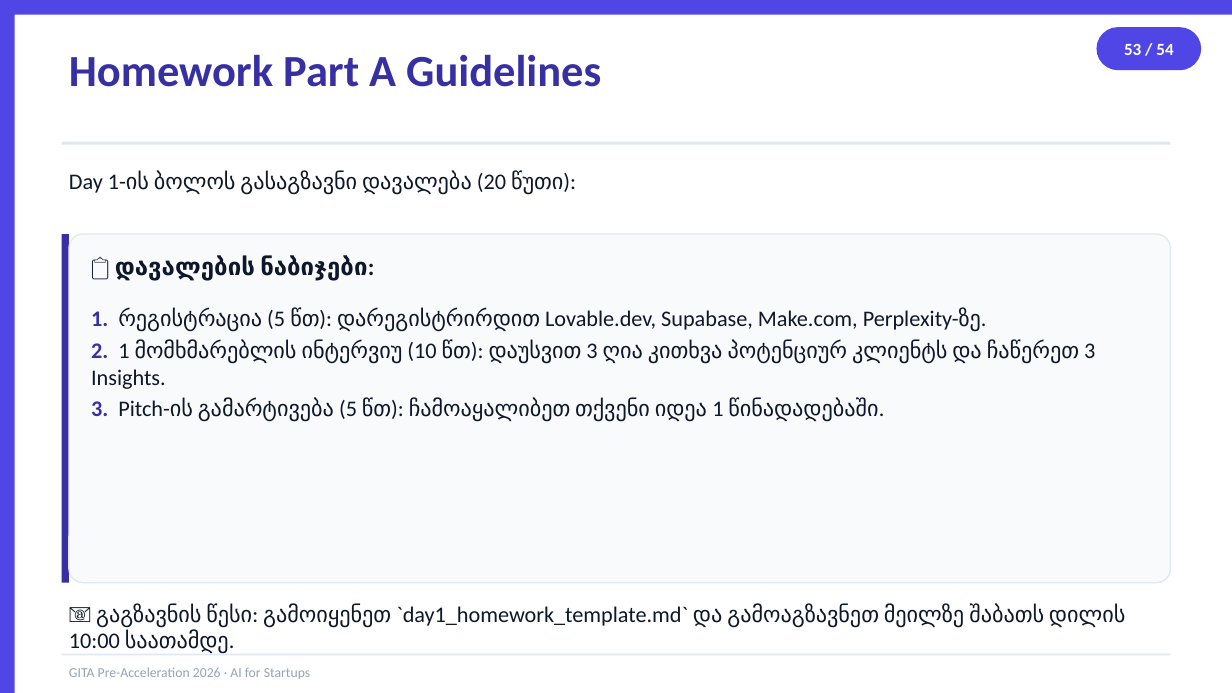
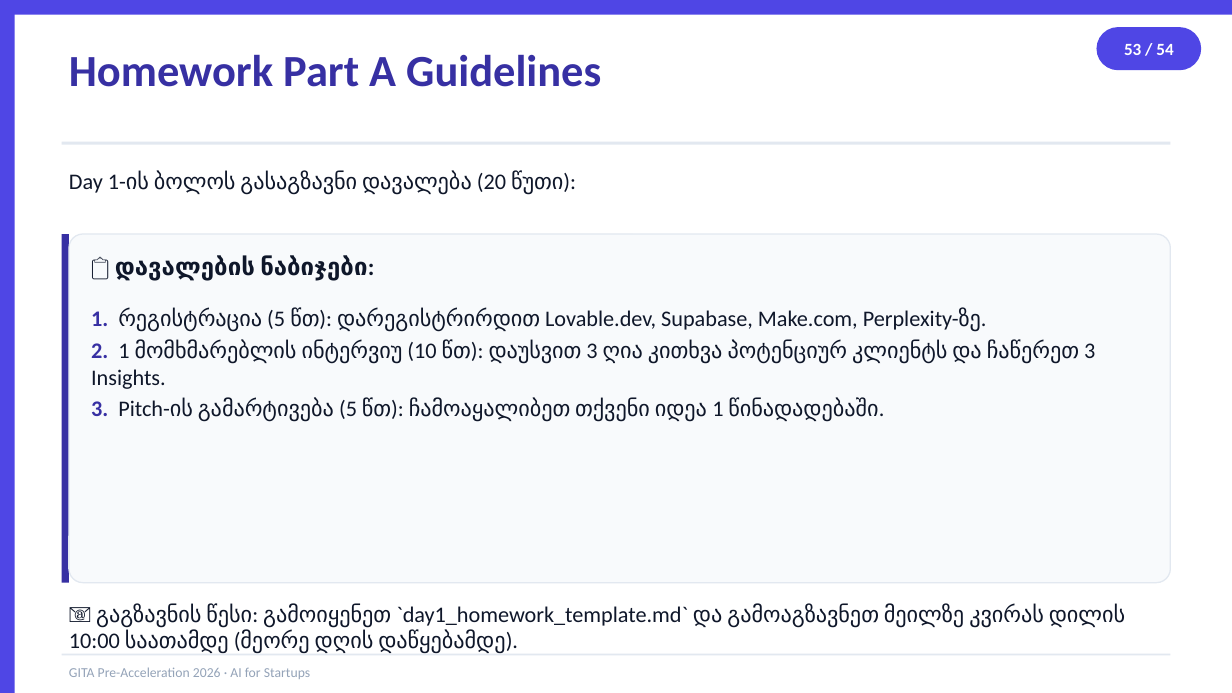
Before and after one commit to basilaia123/ai2026, a slide deck: slide 53 of GITA/Pre-Acceleration/2026-5h-AI-for-Startups/day1-slides.pptx. Drawn at 1232x693 pixels with LibreOffice and Linux fonts; fonts in the diff are those of the drawing. Boxes give left, top, right and bottom in pixels: in the first picture for what was removed or moved away, otherwise in the second. Text is boxed around its words. In the diff, an @@ line names an element or a change of style, - is before the commit and + after.

```diff
--- a/GITA/Pre-Acceleration/2026-5h-AI-for-Startups/day1-slides.pptx
+++ b/GITA/Pre-Acceleration/2026-5h-AI-for-Startups/day1-slides.pptx
@@ text at box(69, 604, 1125, 654): text changed @@
-📧 გაგზავნის წესი: გამოიყენეთ `day1_homework_template.md` და გამოაგზავნეთ მეილზე შაბათს დილის 10:00 საათამდე.
+📧 გაგზავნის წესი: გამოიყენეთ `day1_homework_template.md` და გამოაგზავნეთ მეილზე კვირას დილის 10:00 საათამდე (მეორე დღის დაწყებამდე).
```
Also in this commit, not shown: 6 other files.
